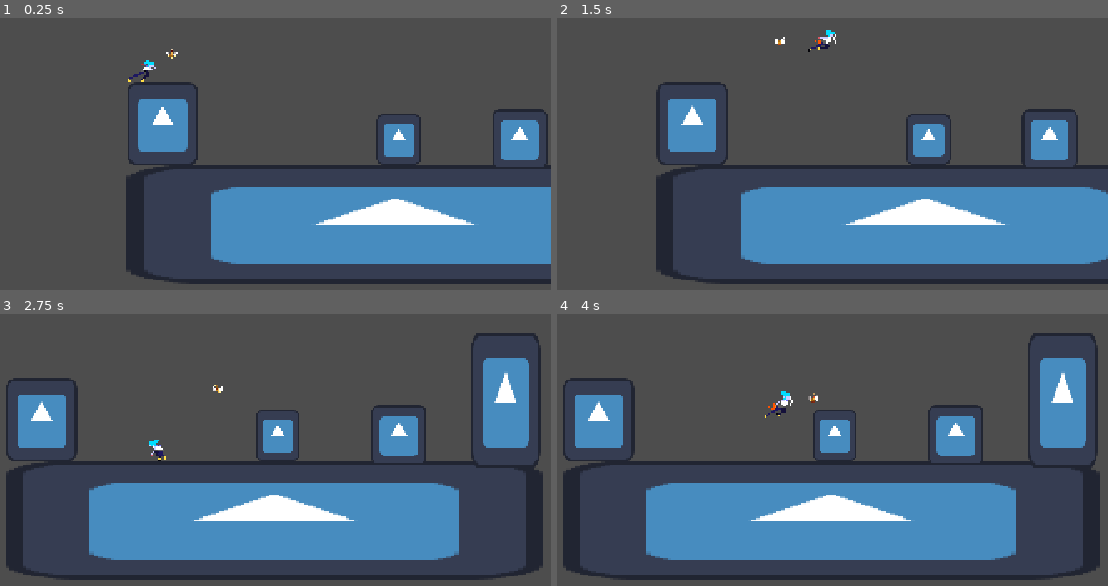
Above: before the commit, frames 1-4 (two rows, left to right).
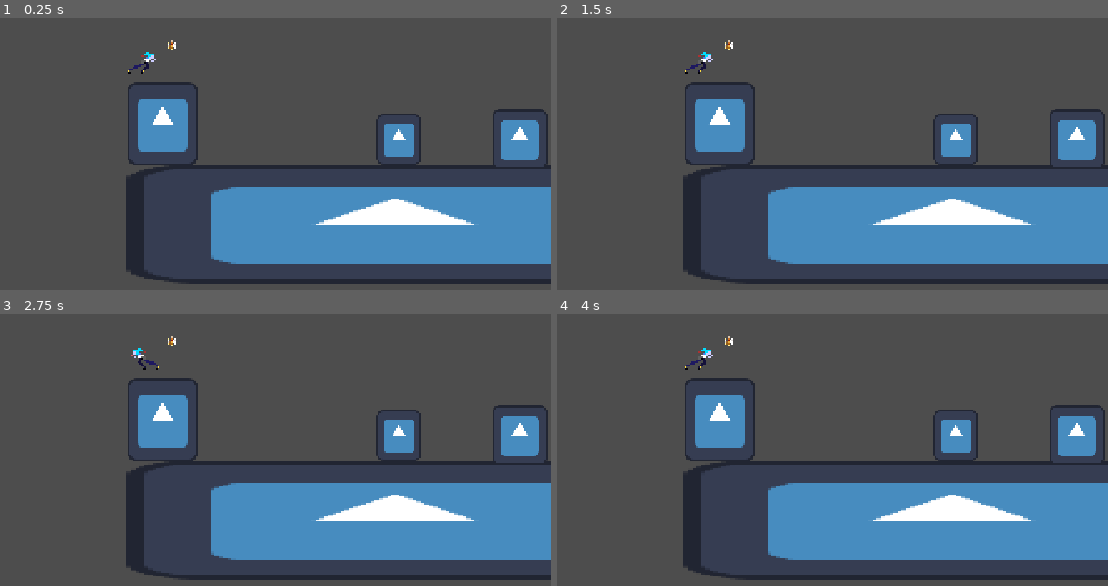
Above: after the commit, the same moments.

Repository: endermn/gameJAM
Game: Godot game, scene res://game_scene.tscn
Two runs of this game, one before a commit and one after it. Both use one fixed random seed, a clock stepped at 60 frames per second and the inputs below. The engine's default icon, where the game draws it, is replaced by a stand-in: a white triangle on a blue panel in a dark square.
Inputs:
- Up to frame 1 (0.25 s): no input
- Up to frame 2 (1.5 s): tap Enter at 0.5 s; hold D (move_right) from 0.53 s (still down); tap Shift (dash) at 0.6, 1.35 s; tap Space (jump) at 0.77, 1.25 s
- Up to frame 3 (2.75 s): tap Space (jump) at 1.52 s; release D (move_right) at 2.03 s; hold A (move_left) from 2.03 s (still down); tap Shift (dash) at 2.1 s
- Up to frame 4 (4 s): release A (move_left) at 2.78 s; hold D (move_right) from 2.78 s (still down); tap Shift (dash) at 2.85, 3.6 s; tap Space (jump) at 3.02, 3.77 s

The runs differ from the first frame. In frame 1, 0.3% of the frame differs, in the area x 23-33%, y 8-24%; in frame 2, 12%; in frame 3, 27%; in frame 4, 27%, in the area x 1-100%, y 6-98%.
Error after the commit: Invalid call. Nonexistent function 'end_attack' in base 'Area2D (hitbox.gd)'. (res://movement.gd:64)

Commit message:
enemies and like attack stuff and hurts ye

Diff:
--- a/game_scene.tscn
+++ b/game_scene.tscn
@@ -11,6 +11,7 @@
 [ext_resource type="Script" uid="uid://yxxnihujoria" path="res://chicken.gd" id="5_kdryc"]
 [ext_resource type="Texture2D" uid="uid://dissnycm5po1r" path="res://assets/chicken.png" id="5_mj2jn"]
 [ext_resource type="Script" uid="uid://bonuji8n8214y" path="res://hurtbox.gd" id="7_miq82"]
+[ext_resource type="PackedScene" uid="uid://bwpt3q8qaj7d2" path="res://enemy.tscn" id="12_ueiaa"]
 
 [sub_resource type="RectangleShape2D" id="RectangleShape2D_penkd"]
 size = Vector2(35, 31.999992)
@@ -272,16 +273,17 @@
 
 [node name="Node2D" type="Node2D" unique_id=1355961116]
 
-[node name="Player" type="CharacterBody2D" parent="." unique_id=1897136791]
+[node name="Player" type="CharacterBody2D" parent="." unique_id=1897136791 groups=["player"]]
 position = Vector2(-213.5, -114)
 collision_layer = 2
 script = ExtResource("1_po0ka")
 CharacterMovement = ExtResource("2_mixcd")
 
-[node name="Hitbox" type="Area2D" parent="Player" unique_id=695870668]
+[node name="Hitbox" type="Area2D" parent="Player" unique_id=695870668 node_paths=PackedStringArray("actor")]
 collision_layer = 0
-collision_mask = 4
+collision_mask = 16
 script = ExtResource("3_j5hk1")
+actor = NodePath("..")
 
 [node name="CollisionPolygon2D" type="CollisionPolygon2D" parent="Player/Hitbox" unique_id=2141346731]
 position = Vector2(0, -5)
@@ -308,10 +310,11 @@
 drag_right_margin = 0.3
 drag_bottom_margin = 1.0
 
-[node name="Hurtbox" type="Area2D" parent="Player" unique_id=283932895]
+[node name="Hurtbox" type="Area2D" parent="Player" unique_id=283932895 node_paths=PackedStringArray("actor")]
 collision_layer = 4
 collision_mask = 0
 script = ExtResource("7_miq82")
+actor = NodePath("..")
 
 [node name="CollisionShape2D" type="CollisionShape2D" parent="Player/Hurtbox" unique_id=1370162757]
 position = Vector2(-8.5, -8)
@@ -369,3 +372,6 @@
 position = Vector2(350.76926, -0.6277437)
 scale = Vector2(1.25, 1.17811)
 sprite_frames = SubResource("SpriteFrames_soinu")
+
+[node name="Node2D" parent="." unique_id=1148984116 instance=ExtResource("12_ueiaa")]
+position = Vector2(-41, -32)
--- a/movement.gd
+++ b/movement.gd
@@ -7,6 +7,11 @@
 @export var max_health = 100
 var current_health = max_health
 @onready var animated_sprite: AnimatedSprite2D = $AnimatedSprite2D
+
+func _ready() -> void:
+	super._ready()
+	current_health = max_health
+	$Hurtbox.recieved_damage.connect(_on_recieved_damage)
 
 func _physics_process(delta: float) -> void:
 
@@ -52,4 +57,15 @@
 		if onFloor:
 			dashRemaining = 1
 		Jump()
+	$Hitbox.scale.x = facing
+	if dashIsActive:
+		$Hitbox.begin_attack()
+	else:
+		$Hitbox.end_attack()
 	super._physics_process(delta)
+
+func _on_recieved_damage(amount: int, knockback: Vector2) -> void:
+	if current_health <= 0:
+		return
+	current_health = maxi(current_health - amount, 0)
+	cVelocity += knockback
